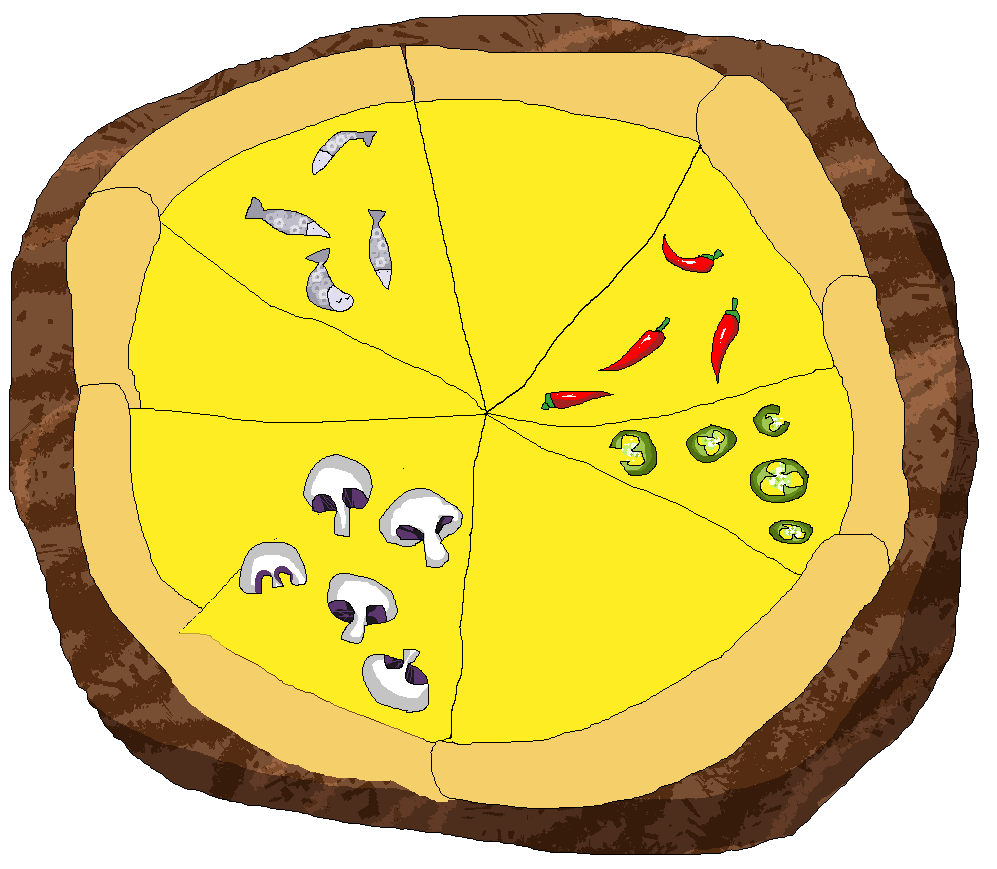
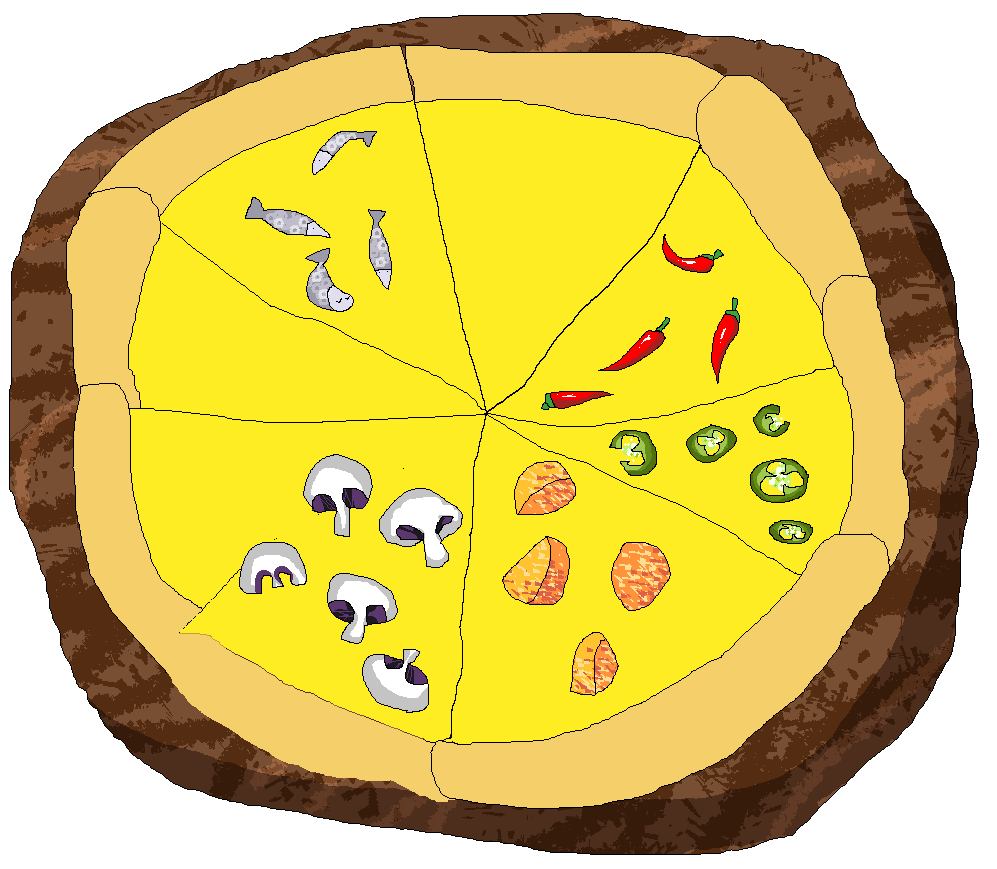
Revision of a layered 997 × 869 image; what changed, layer by layer:
added group "Группа 23" with 3 layers above "Группа 22" over bbox(502, 461, 671, 696)
added layer "Слой 97" in group "Группа 23" over bbox(502, 461, 671, 696)
added layer "Слой 96" in group "Группа 23" over bbox(503, 462, 670, 695)
added layer "Слой 95" in group "Группа 23" over bbox(502, 461, 671, 696)
